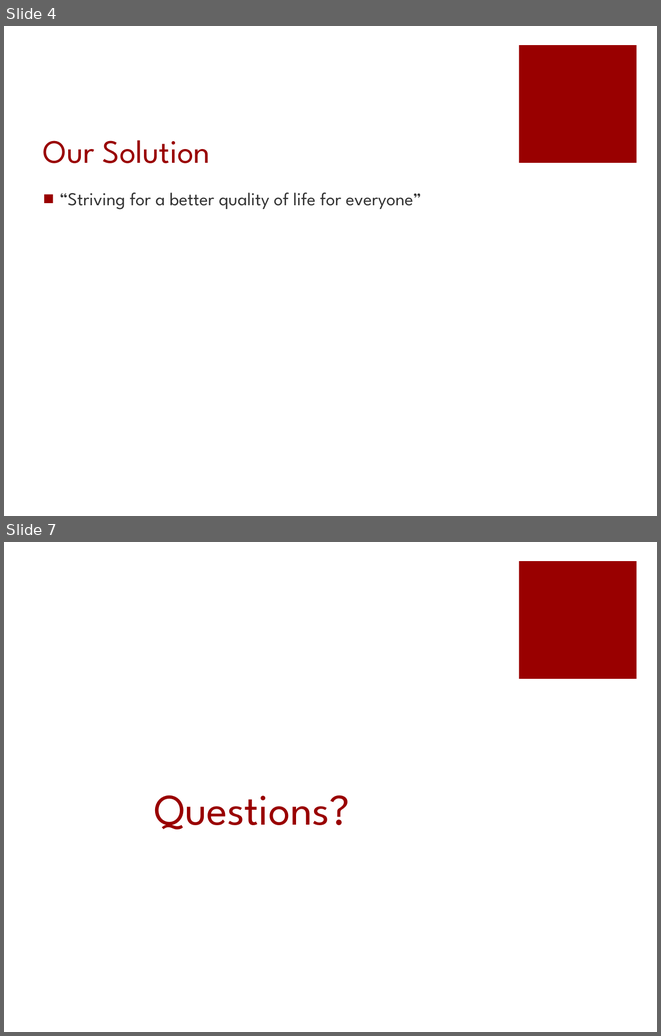
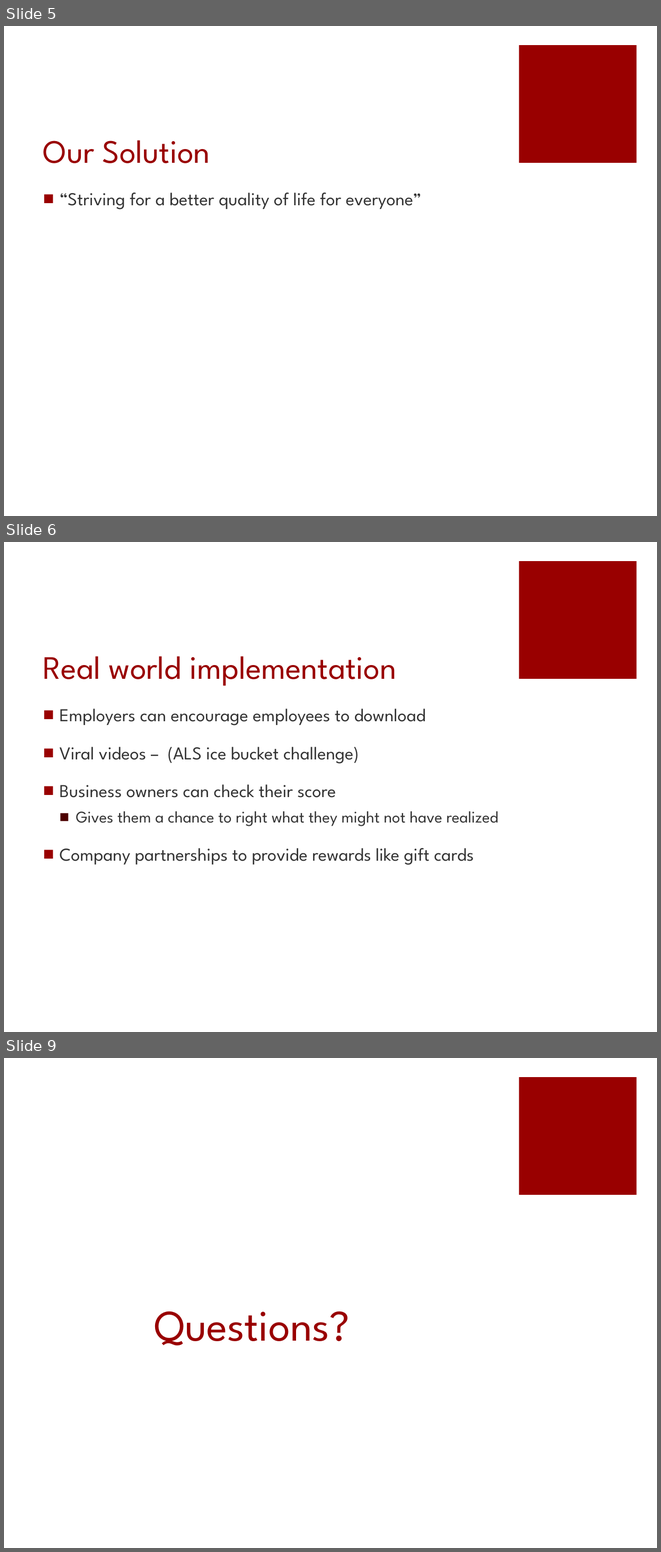
Before and after one commit to Tampa2016/team-3, a slide deck: Team3Presentation.pptx. Shown one above the other, each under a label of ours: slides 4 and 7 before the commit, slides 5, 6 and 9 after it; the slides between them are not shown. The pictures are 661x1036 and 661x1552 pixels, drawn with LibreOffice and Linux fonts; fonts in the diff are those of the drawing. Boxes give left, top, right and bottom in pixels: in the first picture for what was removed or moved away, otherwise in the second. Text is boxed around its words. In the diff, an @@ line names an element or a change of style, - is before the commit and + after.

```diff
--- a/Team3Presentation.pptx
+++ b/Team3Presentation.pptx
@@ slide 6 added at <box>4,542,657,1032</box>, background #FFFFFF; not listed: 1 template element that a slide beside it also shows @@
@@ title added at <box>43,656,396,686</box>, 36 pt, text #990000 @@
+Real world implementation
@@ text added at <box>60,708,498,865</box>, 20 pt, text #333333 @@
+■ Employers can encourage employees to download
+■ Viral videos – (ALS ice bucket challenge)
+■ Business owners can check their score
+  ■ Gives them a chance to right what they might not have realized
+■ Company partnerships to provide rewards like gift cards
@@ what was slide 4 is now slide 5 @@
@@ what was slide 7 is now slide 9 @@
```
Also in this commit, not shown: 3 slides changed, 2 other slides added, 1 slide removed.
